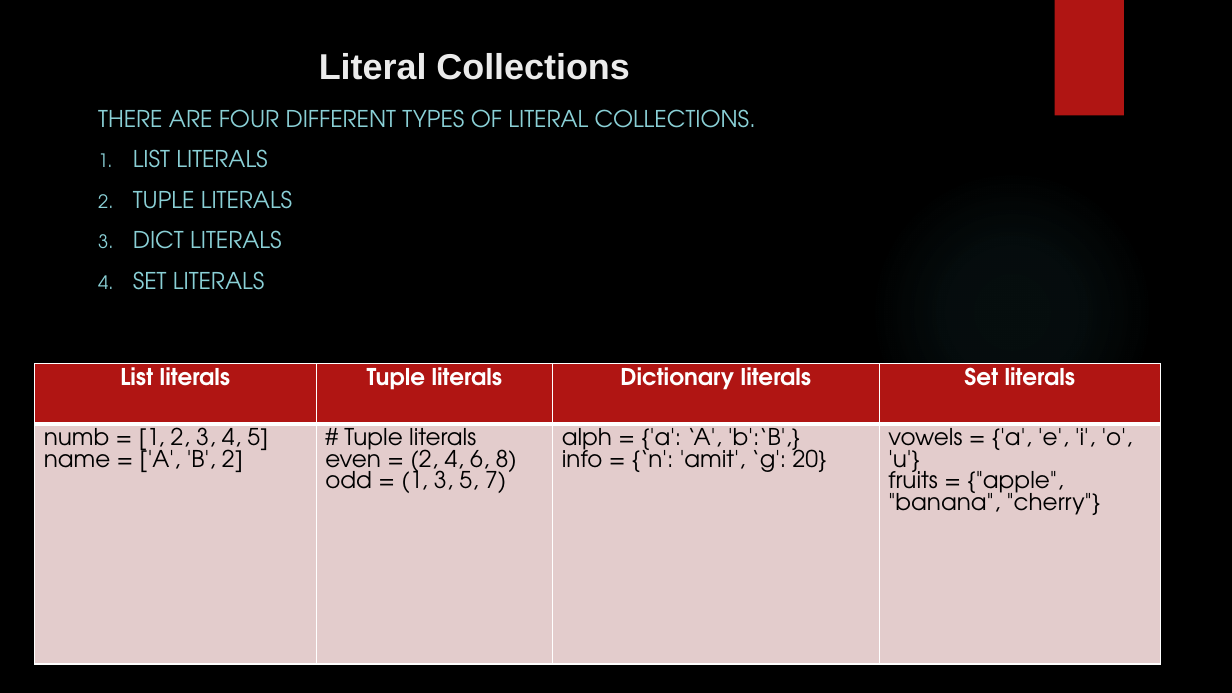
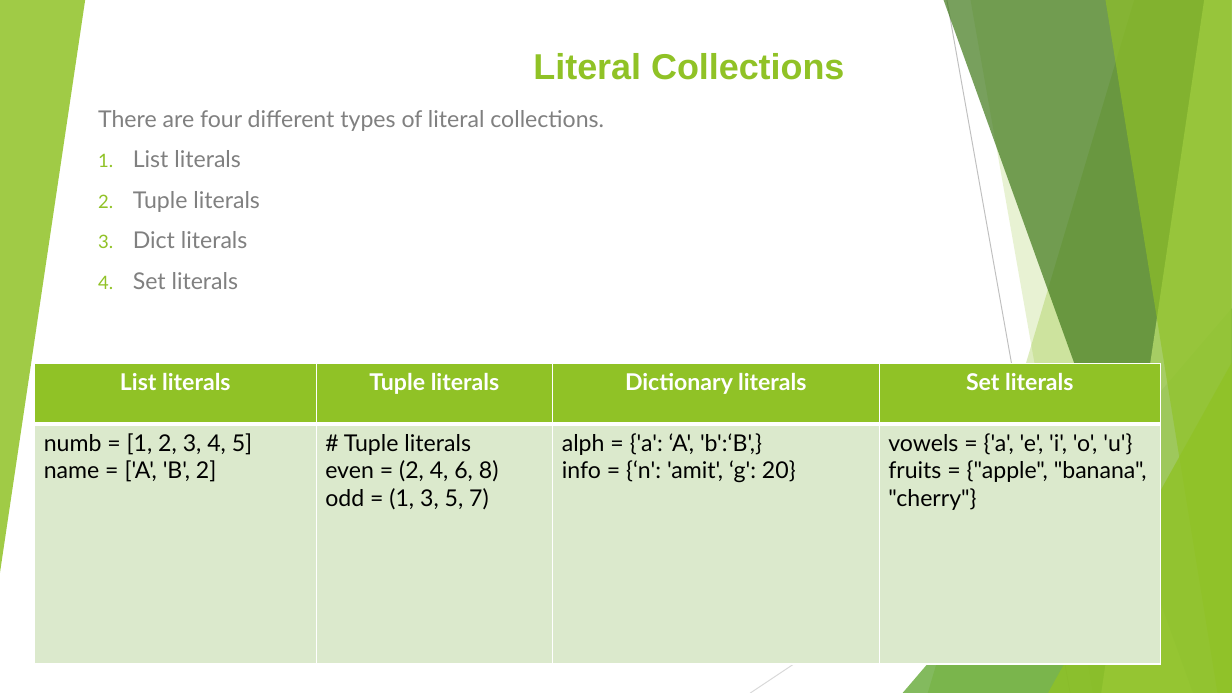
Before and after one commit to tauovir/Materials, a slide deck: slide 7 of Python Session/Python_9_may.pptx. Drawn at 1232x693 pixels with LibreOffice and Linux fonts; fonts in the diff are those of the drawing; background and template pictures are left out. Boxes give left, top, right and bottom in pixels: in the first picture for what was removed or moved away, otherwise in the second. Text is boxed around its words. In the diff, an @@ line names an element or a change of style, - is before the commit and + after.

Commit message:
string and list

```diff
--- a/Python Session/Python_9_may.pptx
+++ b/Python Session/Python_9_may.pptx
@@ background picture (left out) to #FFFFFF @@
@@ group added at <box>0,0,1232,693</box>: 5 freeform shapes, 3 triangles, 2 lines @@
@@ title "Literal Collections" at <box>533,53,844,80</box>: text colour #EBEBEB to #90C226; alignment left to right @@
@@ rectangle removed at <box>1055,0,1124,116</box> @@
@@ subtitle at <box>98,110,604,289</box>: text changed; font TeX Gyre Adventor to Lato; text colour #8AD0D6 to #808080 @@
-THERE ARE FOUR DIFFERENT TYPES OF LITERAL COLLECTIONS.
-1. LIST LITERALS
-2. TUPLE LITERALS
-3. DICT LITERALS
-4. SET LITERALS
+There are four different types of literal collections.
+1. List literals
+2. Tuple literals
+3. Dict literals
+4. Set literals
@@ ellipse removed at <box>870,169,1154,454</box> @@
@@ table at <box>34,363,1161,664</box> @@
@@ fill #B01513 to #90C226 in row 1 @@
@@ fill #E4CCCC to #DBE9CD in row 2 @@
@@ font TeX Gyre Adventor to Lato @@
```
Also in this commit, not shown: 7 other slides changed, 3 slides added, 10 other files.
